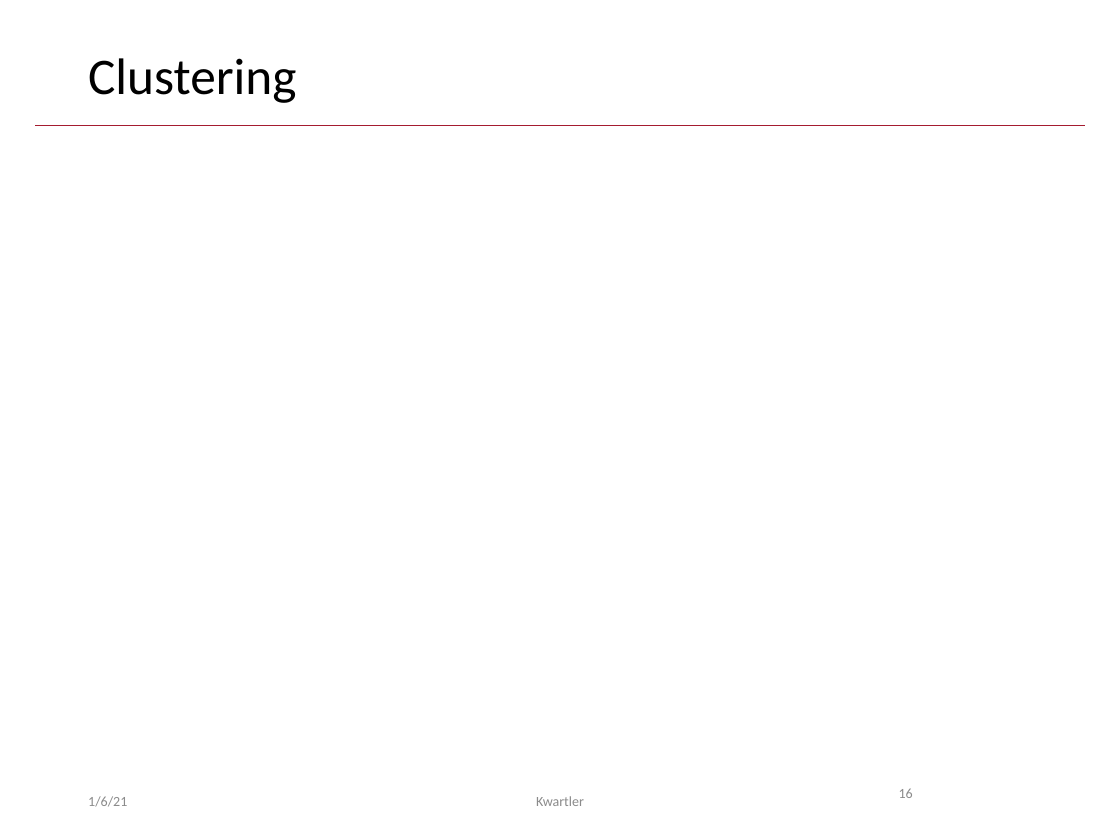
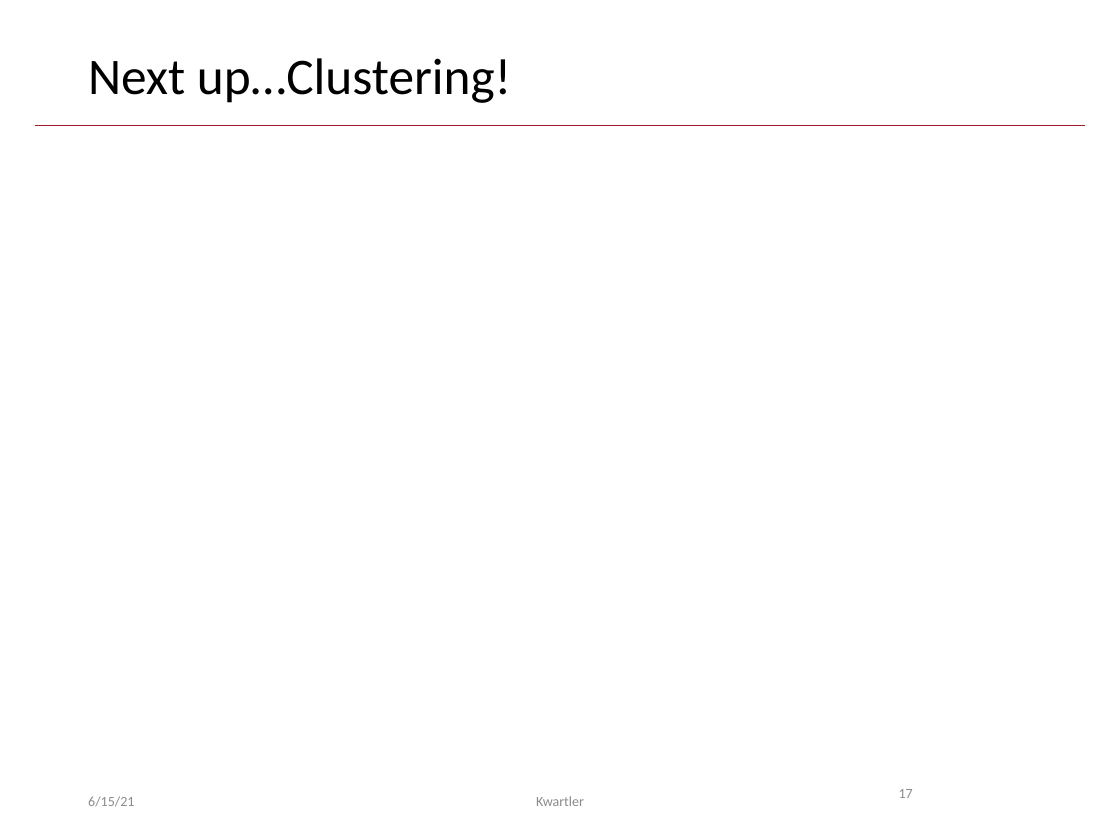
Before and after one commit to kwartler/GSERM_Text_Remote_student, a slide deck: slide 17 of student_lessons/C_Sentiment_Unsupervised/Day3_liveB_ClusteringReview.pptx (slide 16 before the commit). Drawn at 1120x840 pixels with LibreOffice and Linux fonts; fonts in the diff are those of the drawing; background and template pictures are left out. Boxes give left, top, right and bottom in pixels: in the first picture for what was removed or moved away, otherwise in the second. Text is boxed around its words. In the diff, an @@ line names an element or a change of style, - is before the commit and + after.

```diff
--- a/student_lessons/C_Sentiment_Unsupervised/Day3_liveB_ClusteringReview.pptx
+++ b/student_lessons/C_Sentiment_Unsupervised/Day3_liveB_ClusteringReview.pptx
@@ title at bbox=[88, 58, 511, 103]: text changed @@
-Clustering
+Next up…Clustering!
@@ text at bbox=[88, 796, 134, 807]: text changed @@
-1/6/21
+6/15/21
@@ page number at bbox=[899, 789, 913, 798]: text changed @@
-16
+17
```
Also in this commit, not shown: 43 other slides changed, 1 slide added, 13 other files.
